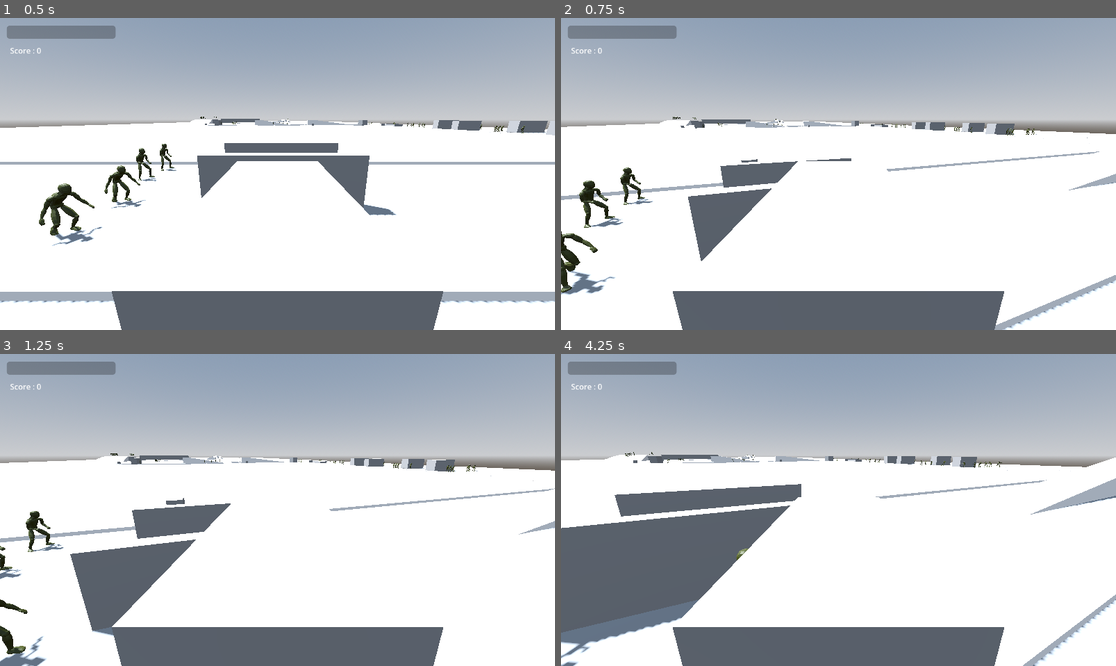
Above: before the commit, frames 1-4 (two rows, left to right).
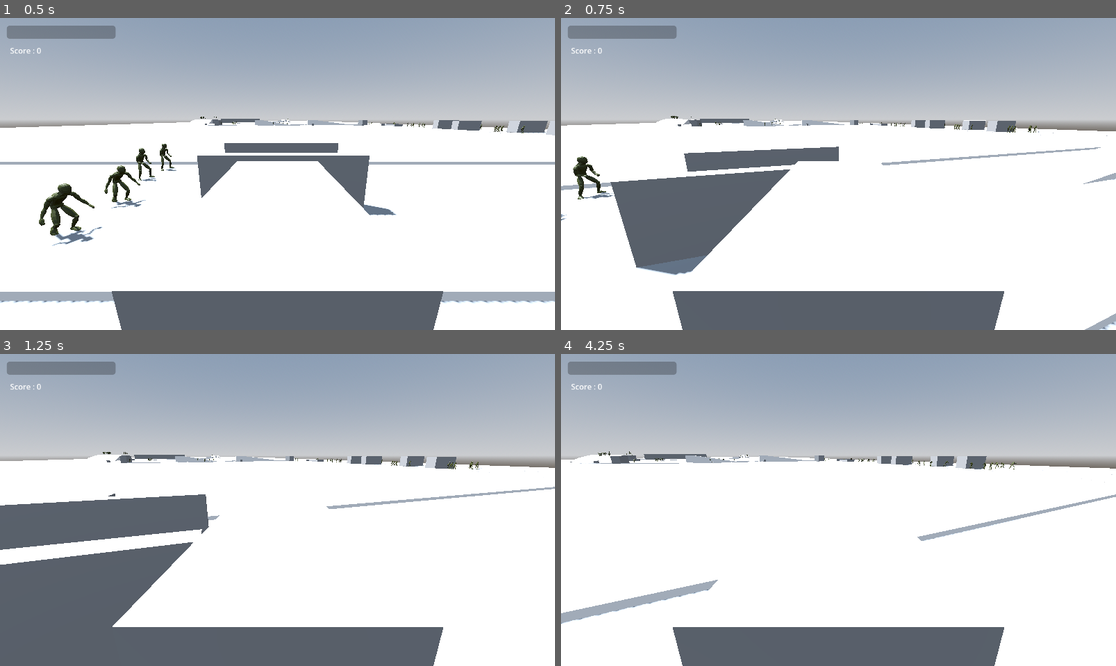
Above: after the commit, the same moments.

Repository: HM22-code/projet-MCG
Game: Godot game, scene res://scenes/niveau_1/stage_1.tscn
Two runs of this game, one before a commit and one after it. Both use one fixed random seed, a clock stepped at 60 frames per second and the inputs below. This scene is started directly instead of the project's main scene.
Inputs (mouse positions are in pixels of both pictures, inside the frame that each line leads up to):
- Up to frame 1 (0.5 s): no input
- Up to frame 2 (0.75 s): move the mouse to (866, 174) at 0.52 s; hold W (haut) from 0.53 s (still down); hold Space (saut) from 0.53 s (still down)
- Up to frame 3 (1.25 s): keep holding W (haut); keep holding Space (saut)
- Up to frame 4 (4.25 s): keep holding W (haut); move the mouse to (810, 510) at 1.27 s; release Space (saut) at 1.28 s; tap Space (saut) at 1.35, 1.52, 1.82, 2.85, 3.02, 3.32 s; move the mouse to (849, 503) at 2.02 s; hold Space (saut) 2.03-2.78 s; move the mouse to (832, 516) at 2.77 s; move the mouse to (877, 513) at 3.52 s; hold Space (saut) from 3.53 s (still down)

Frame 1 is identical in both runs. In frame 2, 9.5% of the frame differs, in the area x 0-100%, y 31-100%; in frame 3, 12%; in frame 4, 16%.

Commit message:
Ajout classe Player pour réduire le code dupliqué

Diff:
--- a/entities/player/player.gd
+++ b/entities/player/player.gd
@@ -1,9 +1,11 @@
+class_name Player
 extends CharacterBody3D
 
-const SPEED = 5.0
-const JUMP_VELOCITY = 4.5
+
 const HP_MAX = 100.0
 
+var SPEED = 5.0
+var JUMP_VELOCITY = 4.5
 var hp = HP_MAX
 
 @onready var score_label: Label = $Camera3D/CanvasLayer/ScoreLabel
--- a/entities/player_car/player_car.gd
+++ b/entities/player_car/player_car.gd
@@ -1,7 +1,6 @@
-extends "res://entities/player/player.gd"
-#Profiter des méthodes de base
+extends Player
 
 func _ready():
-	super._ready() #Player readz
-	var speed = 20.0
-	var jump_velocity = 0 #Voiture peut pas sauter
+	super._ready() #Player ready
+	SPEED = 20.0
+	JUMP_VELOCITY = 0 #Voiture ne peut pas sauter
--- a/entities/player_jetpack/player_jetpack.gd
+++ b/entities/player_jetpack/player_jetpack.gd
@@ -1,25 +1,15 @@
-extends CharacterBody3D
+extends Player
 
-const SPEED = 5.0
-const JUMP_VELOCITY = 4.5
 const JETPACK_FORCE = 12.0
 const JETPACK_FUEL_MAX = 100.0
 const JETPACK_FUEL_DRAIN = 20.0
 const JETPACK_FUEL_REGEN = 10.0
-const HP_MAX = 100.0
 
-var hp = HP_MAX
 var jetpack_fuel = JETPACK_FUEL_MAX
 var jetpack_active = false
 
 @onready var fuel_bar: ProgressBar = $Camera3D/CanvasLayer/FuelProgressBar
 @onready var gpu_particles_3d: GPUParticles3D = $MeshInstance3D2/GPUParticles3D
-@onready var score_label: Label = $Camera3D/CanvasLayer/ScoreLabel
-@onready var hp_bar: ProgressBar = $Camera3D/CanvasLayer/HPProgressBar
-
-func _ready():
-	Input.mouse_mode = Input.MOUSE_MODE_CAPTURED
-	add_to_group("player")
 
 func _physics_process(delta: float) -> void:
 	# Activation du jetpack
@@ -80,58 +70,3 @@
 			style.bg_color = Color.ORANGE
 		else:
 			style.bg_color = Color.RED
-
-## Mise à jour affichage score
-func update_score_label():
-		score_label.text = "Score : " + str(GameData.get_score())
-
-## Mise à jour barre de vie
-func update_hp_bar():
-	if not hp_bar:
-		return
-	hp_bar.value = hp
-
-## Le joueur prend des dégâts
-func take_damage(amount: int):
-	hp = max(0, hp - amount)
-	if hp <= 0:
-		# TODO : Game over
-		print("Game over")
-
-# fonctions mouvement caméra à la souris
-
-var _mouse_input : bool = false
-var _mouse_rotation : Vector3
-var _rotation_input : float
-var _tilt_input : float
-var _player_rotation : Vector3
-var _camera_rotation : Vector3
-
-func _unhandled_input(event):
-	_mouse_input = event is InputEventMouseMotion and Input.get_mouse_mode() == Input.MOUSE_MODE_CAPTURED
-	if _mouse_input :
-		_rotation_input = -event.relative.x * MOUSE_SENSITIVITY
-		_tilt_input = -event.relative.y * MOUSE_SENSITIVITY
-		transform.basis = transform.basis.rotated(Vector3(0,1,0), _rotation_input)
-
-@export var TILT_LOWER_LIMIT := deg_to_rad(-90.0)
-@export var TILT_UPPER_LIMIT := deg_to_rad(90.0)
-@export var CAMERA_CONTROLLER : Camera3D
-@export var MOUSE_SENSITIVITY : float = 0.005
-
-func _update_camera(delta):
-
-	_mouse_rotation.x += _tilt_input * delta
-	_mouse_rotation.x = clamp(_mouse_rotation.x, TILT_LOWER_LIMIT, TILT_UPPER_LIMIT)
-	_mouse_rotation.y += _rotation_input * delta
-
-	_player_rotation = Vector3(0.0,_mouse_rotation.y,0.0)
-	_camera_rotation = Vector3(_mouse_rotation.x,0.0,0.0)
-
-	CAMERA_CONTROLLER.transform.basis = Basis.from_euler(_camera_rotation)
-	CAMERA_CONTROLLER.rotation.z = 0.0
-
-	global_transform.basis = Basis.from_euler(_player_rotation)
-
-	_rotation_input = 0.0
-	_tilt_input = 0.0
